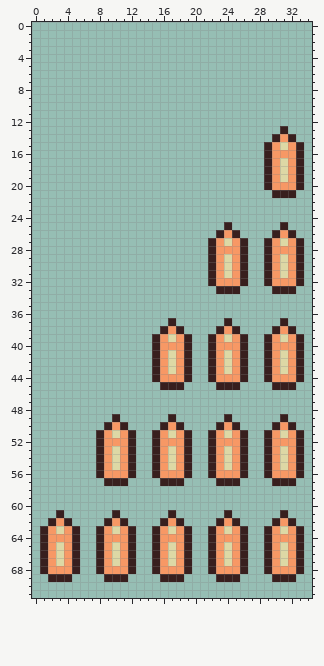
Sprite sheet: assets/ui/ammo.gif. The picture above is the old version.
The file is 35x72 pixels.
After the commit:
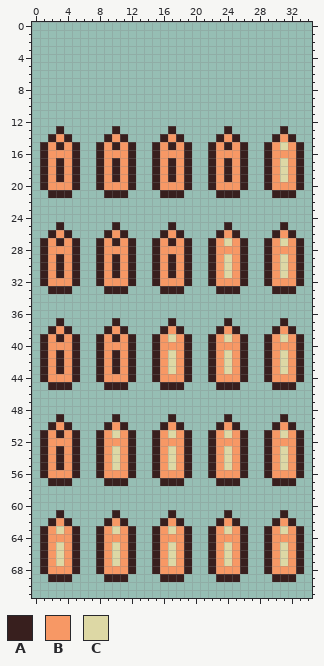
Palette (. is transparent): A #381f1e  B #f79865  C #ddd8a5
Message: +ghost bullets
From old to new:
Changed rows in their new state; - is an unchanged pixel.
first column x 1:
13 --A------A------A------A--
14 -ABA----ABA----ABA----ABA-
15 ABABA--ABABA--ABABA--ABABA
16 ABBBA--ABBBA--ABBBA--ABBBA
17 ABABA--ABABA--ABABA--ABABA
18 ABABA--ABABA--ABABA--ABABA
19 ABABA--ABABA--ABABA--ABABA
20 ABBBA--ABBBA--ABBBA--ABBBA
21 -AAA----AAA----AAA----AAA-
first column x 1:
25 --A------A------A--
26 -ABA----ABA----ABA-
27 ABABA--ABABA--ABABA
28 ABBBA--ABBBA--ABBBA
29 ABABA--ABABA--ABABA
30 ABABA--ABABA--ABABA
31 ABABA--ABABA--ABABA
32 ABBBA--ABBBA--ABBBA
33 -AAA----AAA----AAA-
first column x 1:
37 --A------A--
38 -ABA----ABA-
39 ABABA--ABABA
40 ABBBA--ABBBA
41 ABABA--ABABA
42 ABABA--ABABA
43 ABABA--ABABA
44 ABBBA--ABBBA
45 -AAA----AAA-
first column x 1:
49 --A--
50 -ABA-
51 ABABA
52 ABBBA
53 ABABA
54 ABABA
55 ABABA
56 ABBBA
57 -AAA-
